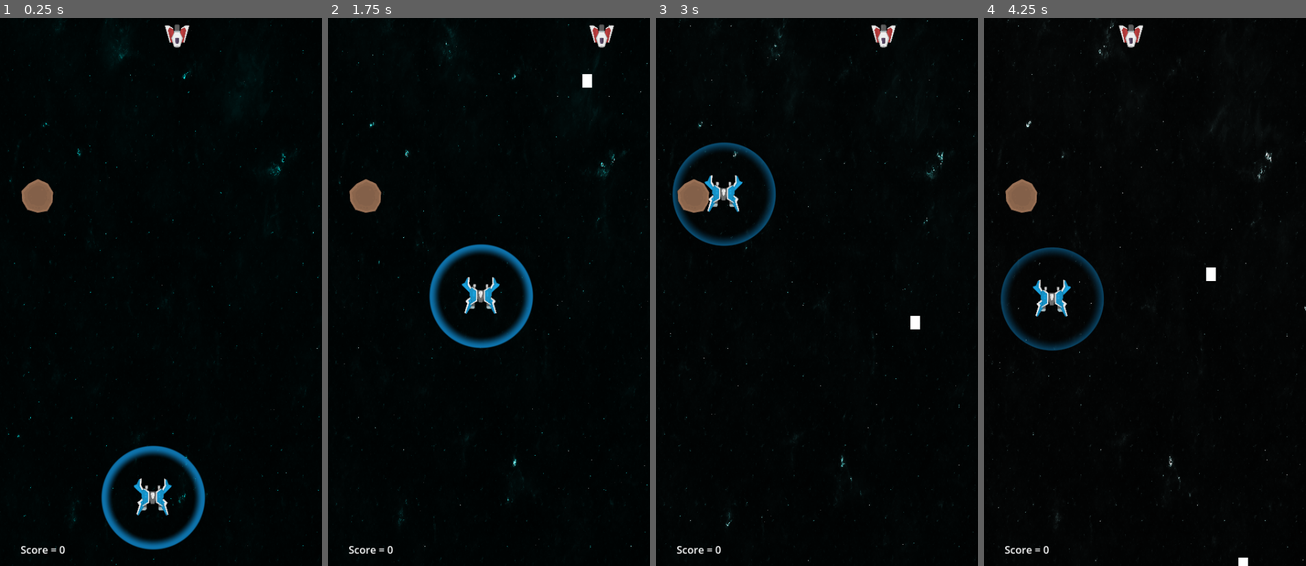
Above: before the commit, frames 1-4 (left to right).
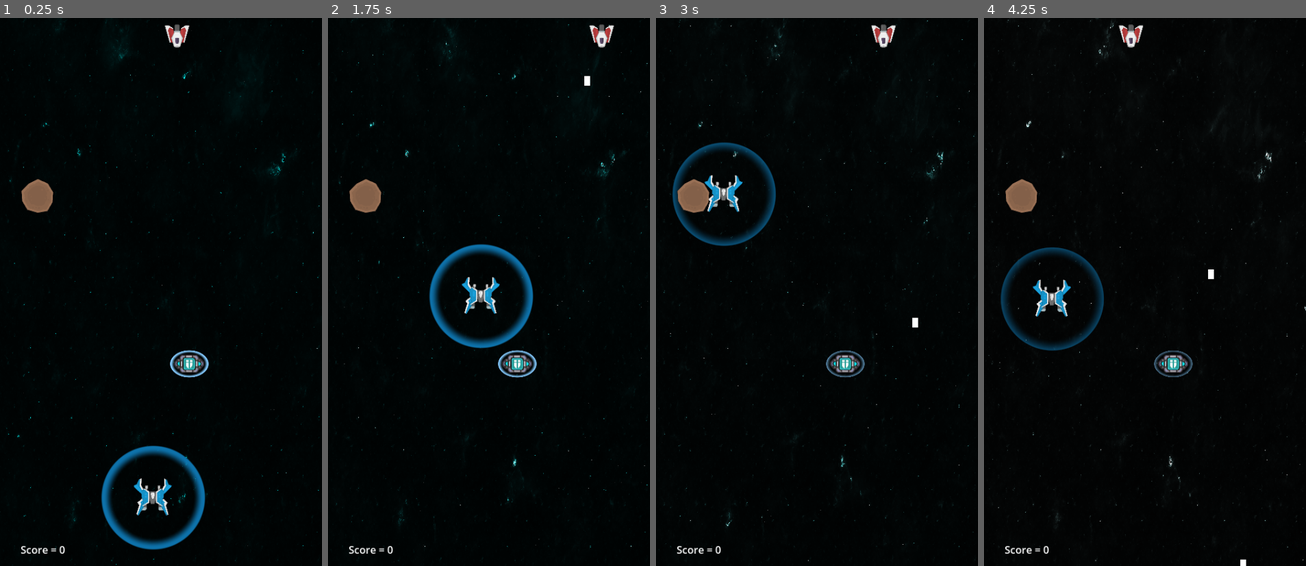
Above: after the commit, the same moments.

Repository: MauroCastro1705/Juego-motores
Game: Godot game, scene res://niveles/nivel-1.tscn
The game is run twice, just before and just after one commit, with the same random seed, the same clock (stepped at 60 frames per second) and the same inputs. The project has no main scene, so this scene is started directly.
Inputs:
- Up to frame 1 (0.25 s): no input
- Up to frame 2 (1.75 s): hold W (arriba) from 0.53 s (still down); tap Space (disparar) at 0.6, 1.35 s
- Up to frame 3 (3 s): release W (arriba) at 2.03 s; hold A (izquierda) from 2.03 s (still down); tap Space (disparar) at 2.1, 2.85 s
- Up to frame 4 (4.25 s): release A (izquierda) at 3.53 s; hold S (abajo) from 3.53 s (still down); tap Space (disparar) at 3.6 s

The runs differ from the first frame. In frame 1, 0.4% of the frame differs, in the area x 52-65%, y 60-66%; in frame 2, 0.5%, in the area x 52-83%, y 10-66%; in frame 3, 0.5%; in frame 4, 0.5%.

Commit message:
shield pick up

Diff:
--- a/enemigos/balas_enemigos/bala_enemigo_1.tscn
+++ b/enemigos/balas_enemigos/bala_enemigo_1.tscn
@@ -2,16 +2,18 @@
 
 [ext_resource type="Script" uid="uid://dsk8ywcwni34g" path="res://enemigos/balas_enemigos/bala_enemigo_1.gd" id="1_1ento"]
 
-[sub_resource type="CircleShape2D" id="CircleShape2D_mfkbu"]
+[sub_resource type="CapsuleShape2D" id="CapsuleShape2D_1ento"]
+radius = 5.0
+height = 20.0
 
 [node name="BalaEnemigo1" type="Area2D" groups=["bala_enemigo"]]
 script = ExtResource("1_1ento")
 
 [node name="CollisionShape2D" type="CollisionShape2D" parent="."]
-shape = SubResource("CircleShape2D_mfkbu")
+shape = SubResource("CapsuleShape2D_1ento")
 
 [node name="ColorRect" type="ColorRect" parent="."]
-offset_left = -7.0
-offset_top = -11.0
-offset_right = 8.0
-offset_bottom = 10.0
+offset_left = -4.0
+offset_top = -8.0
+offset_right = 5.0
+offset_bottom = 7.0
--- a/jugador/jugador.gd
+++ b/jugador/jugador.gd
@@ -31,12 +31,14 @@
 	_handle_barra_escudo()
 
 func _handle_movement(input_vector, delta):
+
 	if input_vector != Vector2.ZERO:
 		# move_toward = interpola
 		velocity = velocity.move_toward(input_vector * max_speed, aceleracion * delta)
 	else:
 		velocity = velocity.move_toward(Vector2.ZERO, frenado * delta)
 
+##DISPARO·····
 func _handle_disparar():
 	if Input.is_action_just_pressed("disparar"):
 		#posible logica de fire-rate
@@ -48,9 +50,9 @@
 		bala.global_position = global_position
 		get_tree().current_scene.add_child(bala)
 
+##ESCUDO·····
 func _on_timer_timeout() -> void:
 	_activar_escudo()
-
 
 func _on_escudo_area_entered(area: Area2D) -> void:
 	if area.is_in_group("bala_enemigo"):
@@ -91,3 +93,11 @@
 		barra_escudo.value = timer_escudo.time_left
 	else:
 		barra_escudo.visible = false
+
+##PICK UPS·····
+
+func _regenerar_escudo_pickup():
+	if not timer_escudo.is_stopped():
+		timer_escudo.stop()
+	call_deferred("_activar_escudo")
+	print("Escudo regenerado con pickup(player)")
--- a/niveles/nivel-1.tscn
+++ b/niveles/nivel-1.tscn
@@ -6,6 +6,7 @@
 [ext_resource type="PackedScene" uid="uid://cogoxtxt25e1a" path="res://jugador/jugador.tscn" id="2_tvrp2"]
 [ext_resource type="PackedScene" uid="uid://beci6n7u7rygv" path="res://recursos/obstaculos/asteroide-1.tscn" id="3_tvrp2"]
 [ext_resource type="PackedScene" uid="uid://dh63o5ebcdiet" path="res://UI/score.tscn" id="5_ov6m4"]
+[ext_resource type="PackedScene" uid="uid://c24him4uv8ovs" path="res://recursos/pickUps/pick-up-escudo.tscn" id="7_gyqaj"]
 
 [sub_resource type="RectangleShape2D" id="RectangleShape2D_tvrp2"]
 size = Vector2(61, 891)
@@ -86,4 +87,7 @@
 offset_right = 12.0
 offset_bottom = 811.0
 
+[node name="Pick-up-escudo" parent="." instance=ExtResource("7_gyqaj")]
+position = Vector2(294, 536)
+
 [connection signal="area_entered" from="paredes/Area2D" to="." method="_on_area_2d_area_entered"]
--- a/project.godot
+++ b/project.godot
@@ -38,6 +38,7 @@
 jugador=""
 bala_enemigo=""
 bala_player=""
+pick-up=""
 
 [input]
 
--- /dev/null
+++ b/recursos/pickUps/pick-up-escudo.tscn
@@ -0,0 +1,34 @@
+[gd_scene load_steps=6 format=3 uid="uid://c24him4uv8ovs"]
+
+[ext_resource type="Texture2D" uid="uid://p8n1cyrmh8d3" path="res://Assets/Powerup_Shields_png_processed.png" id="1_0ppj4"]
+[ext_resource type="Script" uid="uid://br6c40kqdyekw" path="res://recursos/pickUps/pick_up_escudo.gd" id="1_v5yq3"]
+[ext_resource type="Shader" uid="uid://bg0q4811nvnfa" path="res://Shaders/escudo_energia.gdshader" id="2_3feyg"]
+
+[sub_resource type="CapsuleShape2D" id="CapsuleShape2D_3feyg"]
+radius = 13.0
+height = 44.0
+
+[sub_resource type="ShaderMaterial" id="ShaderMaterial_v5yq3"]
+shader = ExtResource("2_3feyg")
+shader_parameter/color = Color(0.518398, 0.788743, 0.990555, 1)
+shader_parameter/oscilacion = 4.0
+
+[node name="Pick-up-escudo" type="Area2D" groups=["pick-up"]]
+script = ExtResource("1_v5yq3")
+
+[node name="PowerupShieldsPngProcessed" type="Sprite2D" parent="."]
+texture = ExtResource("1_0ppj4")
+
+[node name="CollisionShape2D" type="CollisionShape2D" parent="."]
+visible = false
+rotation = -1.5708
+shape = SubResource("CapsuleShape2D_3feyg")
+
+[node name="ColorRect" type="ColorRect" parent="."]
+material = SubResource("ShaderMaterial_v5yq3")
+offset_left = -42.0
+offset_top = -29.0
+offset_right = 42.0
+offset_bottom = 30.0
+
+[connection signal="body_entered" from="." to="." method="_on_body_entered"]
--- /dev/null
+++ b/recursos/pickUps/pick_up_escudo.gd
@@ -0,0 +1,8 @@
+extends Area2D
+
+
+func _on_body_entered(body: Node2D) -> void:
+	if body.is_in_group("jugador"):
+		body._regenerar_escudo_pickup()#Metodo en el player.
+		print("regenero escudo pickup")
+		queue_free()#limpiamos de pantalla
Not shown, added: Assets/PickupsPack/Engines/PNGs/Pickup Icon - Engines - Base Engine.png.import
Not shown, added: Assets/PickupsPack/Engines/PNGs/Pickup Icon - Engines - Big Pulse Engine.png.import
Not shown, added: Assets/PickupsPack/Engines/PNGs/Pickup Icon - Engines - Burst Engine.png.import
Not shown, added: Assets/PickupsPack/Engines/PNGs/Pickup Icon - Engines - Supercharged Engine.png.import
Not shown, added: Assets/PickupsPack/Shield Generators/PNGs/Pickup Icon - Shield Generator - All around shield.png.import
Not shown, added: Assets/PickupsPack/Shield Generators/PNGs/Pickup Icon - Shield Generator - Front Shield.png.import
Not shown, added: Assets/PickupsPack/Shield Generators/PNGs/Pickup Icon - Shield Generator - Front and Side Shield.png.import
Not shown, added: Assets/PickupsPack/Shield Generators/PNGs/Pickup Icon - Shield Generator - Invincibility Shield.png.import
Not shown, added: Assets/PickupsPack/Weapons/PNGs/Pickup Icon - Weapons - Auto Cannons.png.import
Not shown, added: Assets/PickupsPack/Weapons/PNGs/Pickup Icon - Weapons - Big Space Gun 2000.png.import
Not shown, added: Assets/PickupsPack/Weapons/PNGs/Pickup Icon - Weapons - Rocket.png.import
Not shown, added: Assets/PickupsPack/Weapons/PNGs/Pickup Icon - Weapons - Zapper.png.import
(and 93 more such lines)
